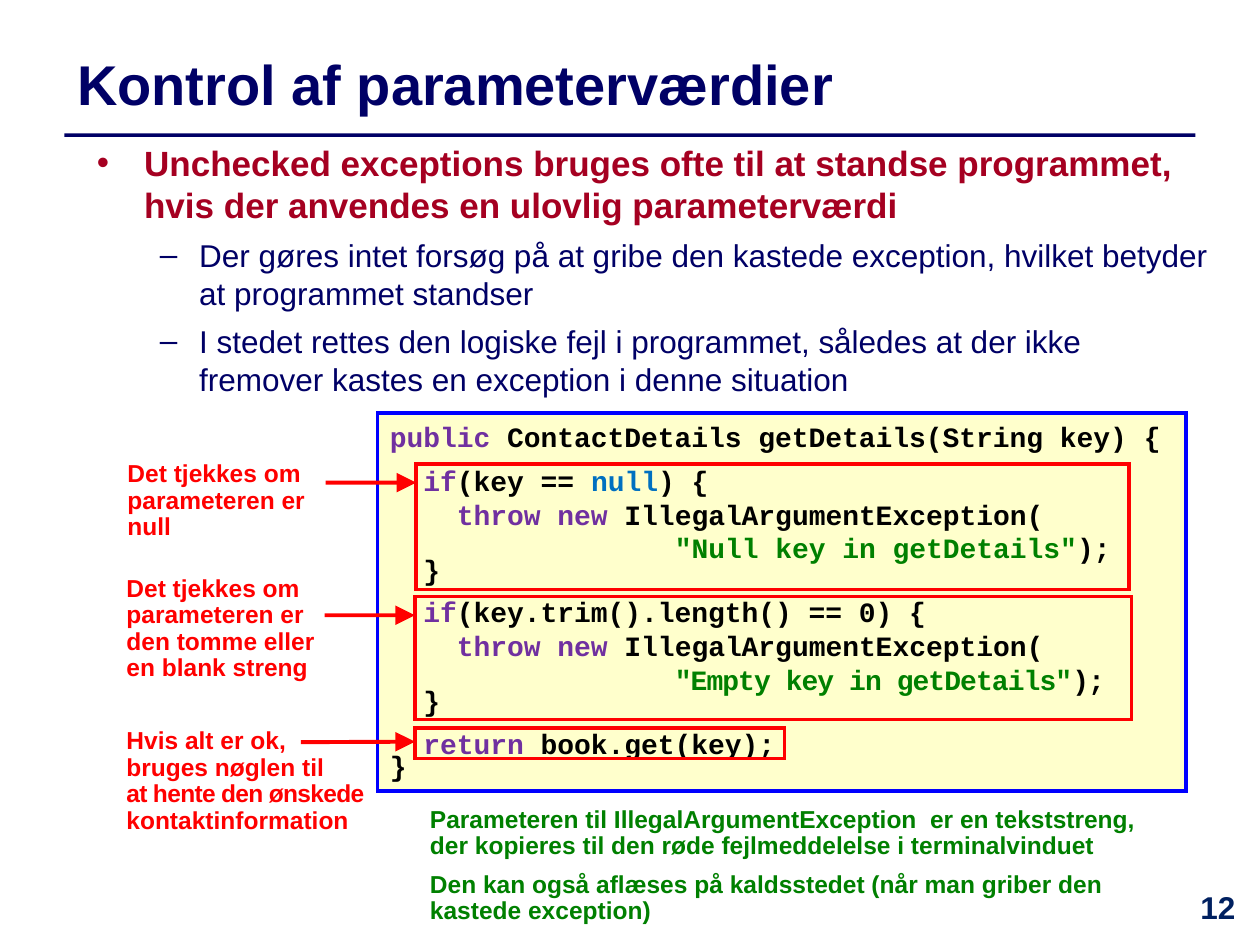
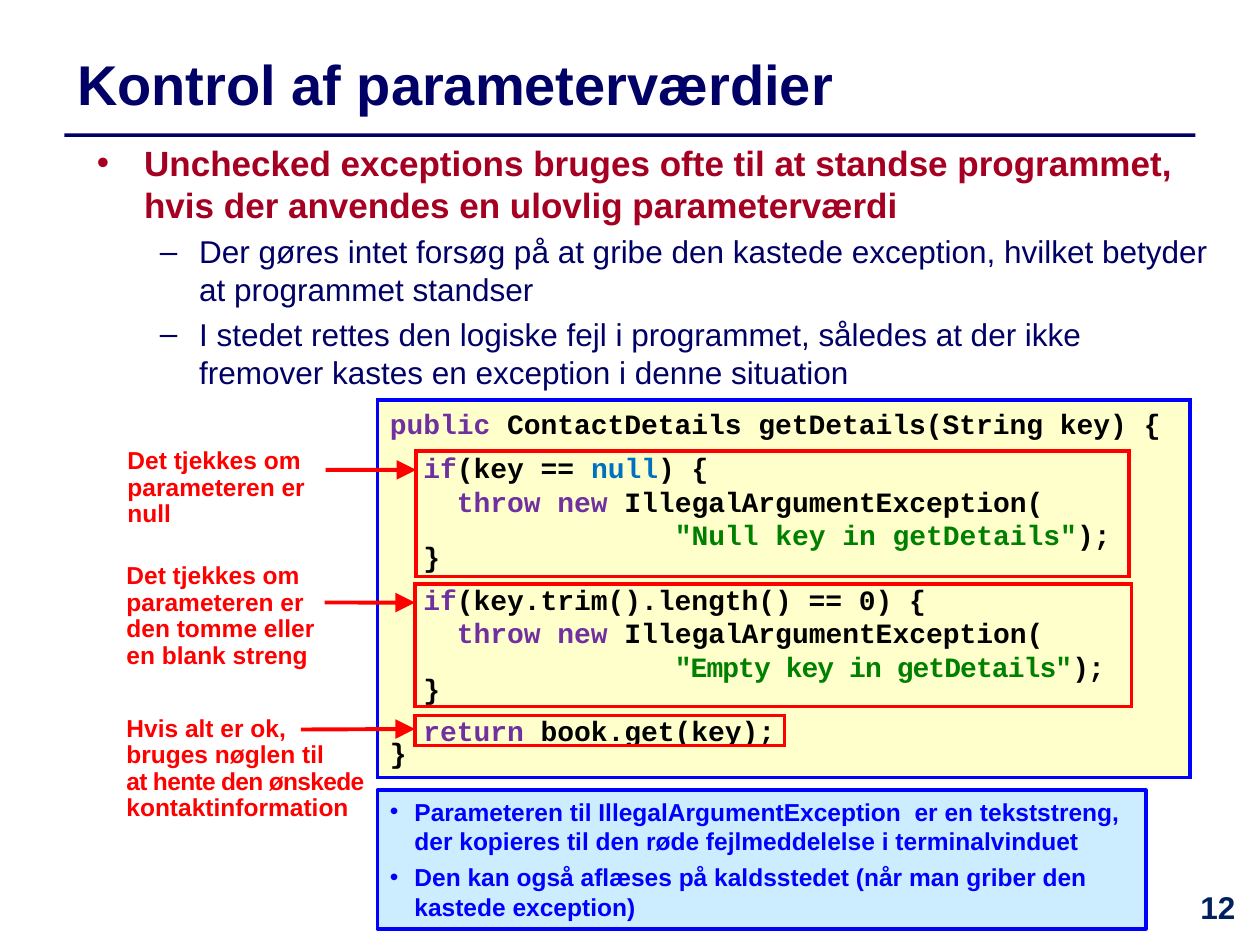
Before and after one commit to IntProgAU/Materiale, a slide deck: slide 12 of web/e21/uge_14/Slides-Uge14.pptx. Drawn at 1260x945 pixels with LibreOffice and Linux fonts; fonts in the diff are those of the drawing. Boxes give left, top, right and bottom in pixels: in the first picture for what was removed or moved away, otherwise in the second. Text is boxed around its words. In the diff, an @@ line names an element or a change of style, - is before the commit and + after.

```diff
--- a/web/e21/uge_14/Slides-Uge14.pptx
+++ b/web/e21/uge_14/Slides-Uge14.pptx
@@ text at (x1=199, y1=238, x2=1207, y2=390): less space between paragraphs @@
@@ rectangle "public ContactDetails getDetails(String key) {" resized from (x1=378, y1=413, x2=1186, y2=791) to (x1=378, y1=401, x2=1191, y2=777) @@
@@ 3 texts, 2 rectangles, 2 arrows moved together from (x1=126, y1=464, x2=1131, y2=830) to (x1=126, y1=451, x2=1131, y2=817) @@
@@ rectangle moved from (x1=415, y1=728, x2=784, y2=759) to (x1=415, y1=716, x2=784, y2=746) @@
@@ arrow moved from (301, 742) - (415, 742) to (301, 730) - (415, 730) @@
@@ rectangle "Parameteren til IllegalArgumentException er en ..." resized from (x1=430, y1=810, x2=1134, y2=924) to (x1=378, y1=790, x2=1147, y2=929) @@
@@ rectangle "Parameteren til IllegalArgumentException er en ..." at (x1=378, y1=790, x2=1147, y2=929): text colour #008000 to #0000FF; bullet none to •; line spacing 0.9 to 1; less space between paragraphs; fill none to #CCECFF; outline none to #0000FF 2.25 pt @@
```
Also in this commit, not shown: 3 other slides changed, 2 other files.
